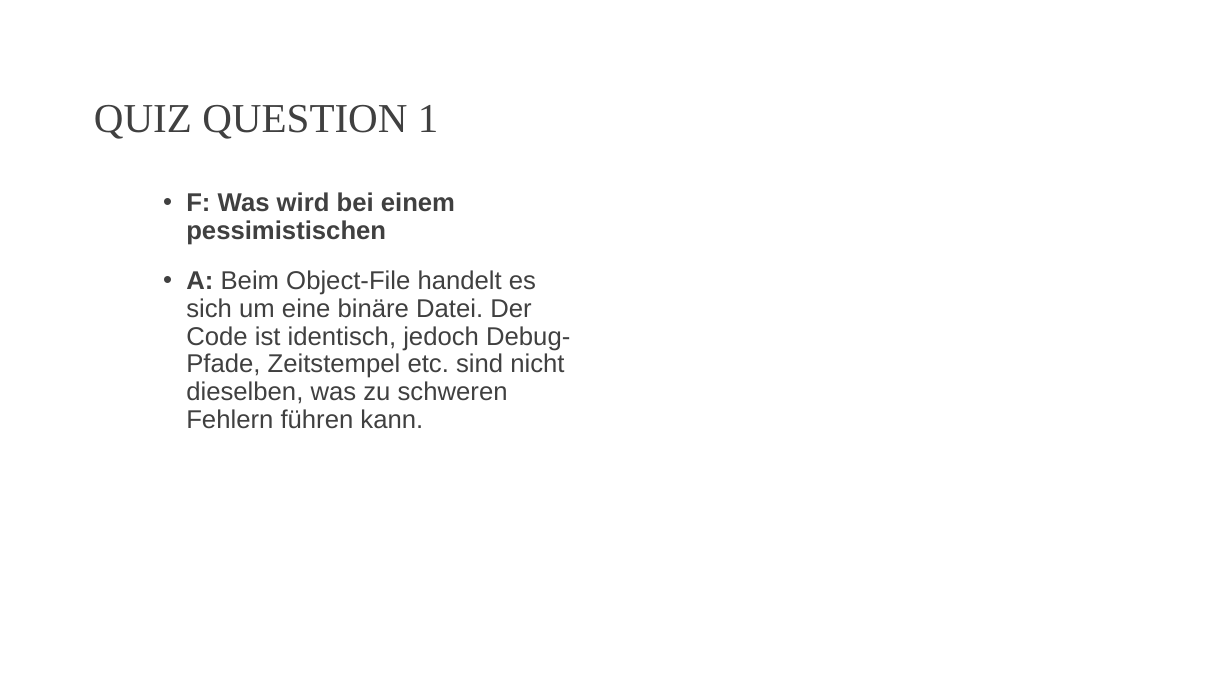
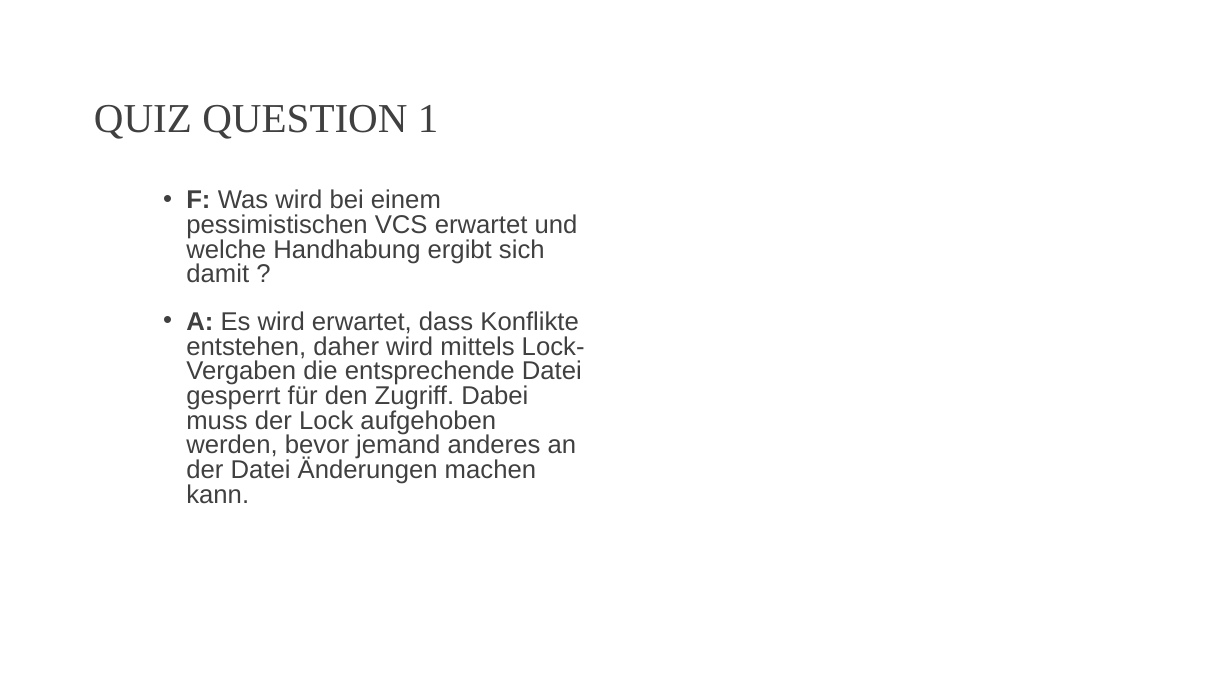
Before and after one commit to DarioStalder/INTROTeam16, a slide deck: slide 9 of projects/RECAP SW1 29.pptx (slide 7 before the commit). Drawn at 1232x693 pixels with LibreOffice and Linux fonts; fonts in the diff are those of the drawing; background and template pictures are left out. Boxes give left, top, right and bottom in pixels: in the first picture for what was removed or moved away, otherwise in the second. Text is boxed around its words. In the diff, an @@ line names an element or a change of style, - is before the commit and + after.

```diff
--- a/projects/RECAP SW1 29.pptx
+++ b/projects/RECAP SW1 29.pptx
@@ text at (x1=186, y1=189, x2=585, y2=504): text changed @@
-• F: Was wird bei einem pessimistischen
-• A: Beim Object-File handelt es sich um eine binäre Datei. Der Code ist identisch, jedoch Debug-Pfade, Zeitstempel etc. sind nicht dieselben, was zu schweren Fehlern führen kann.
+• F: Was wird bei einem pessimistischen VCS erwartet und welche Handhabung ergibt sich damit ?
+• A: Es wird erwartet, dass Konflikte entstehen, daher wird mittels Lock-Vergaben die entsprechende Datei gesperrt für den Zugriff. Dabei muss der Lock aufgehoben werden, bevor jemand anderes an der Datei Änderungen machen kann.
```
Also in this commit, not shown: 2 other slides changed, 3 slides added, 1 slide removed.
